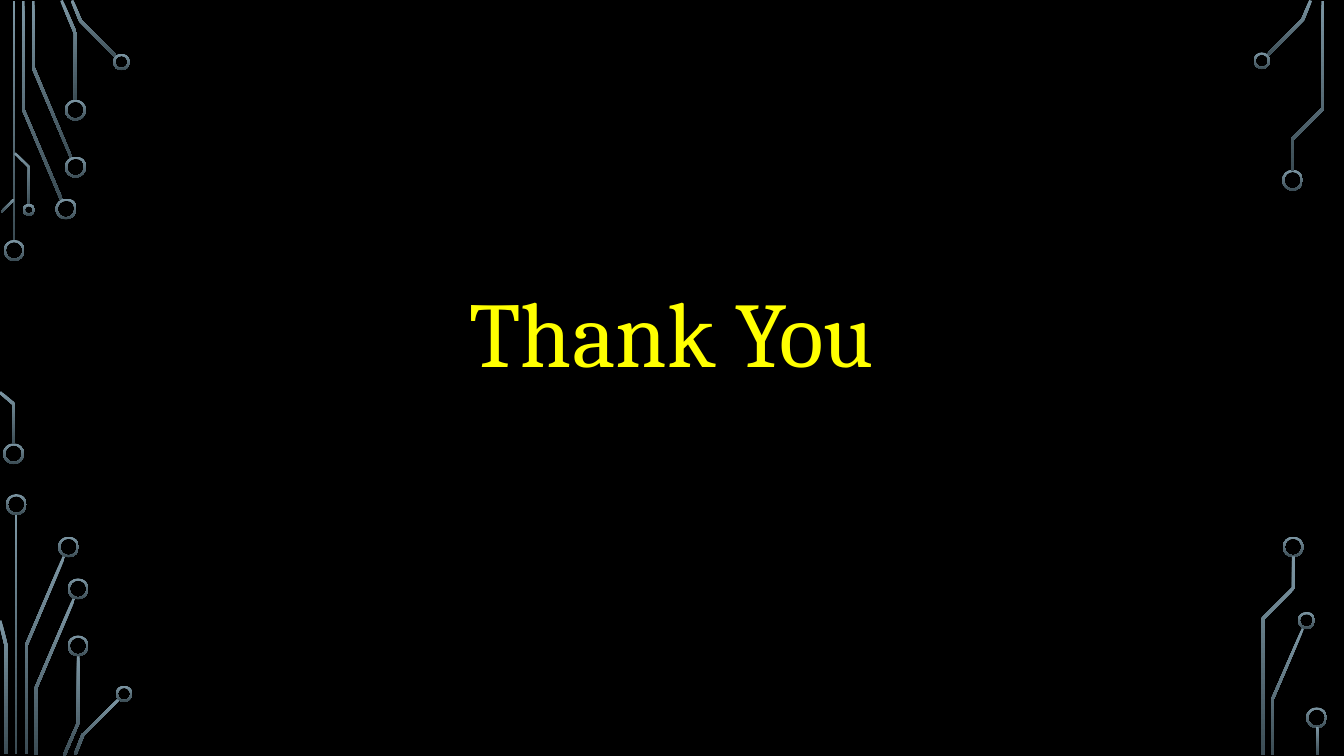
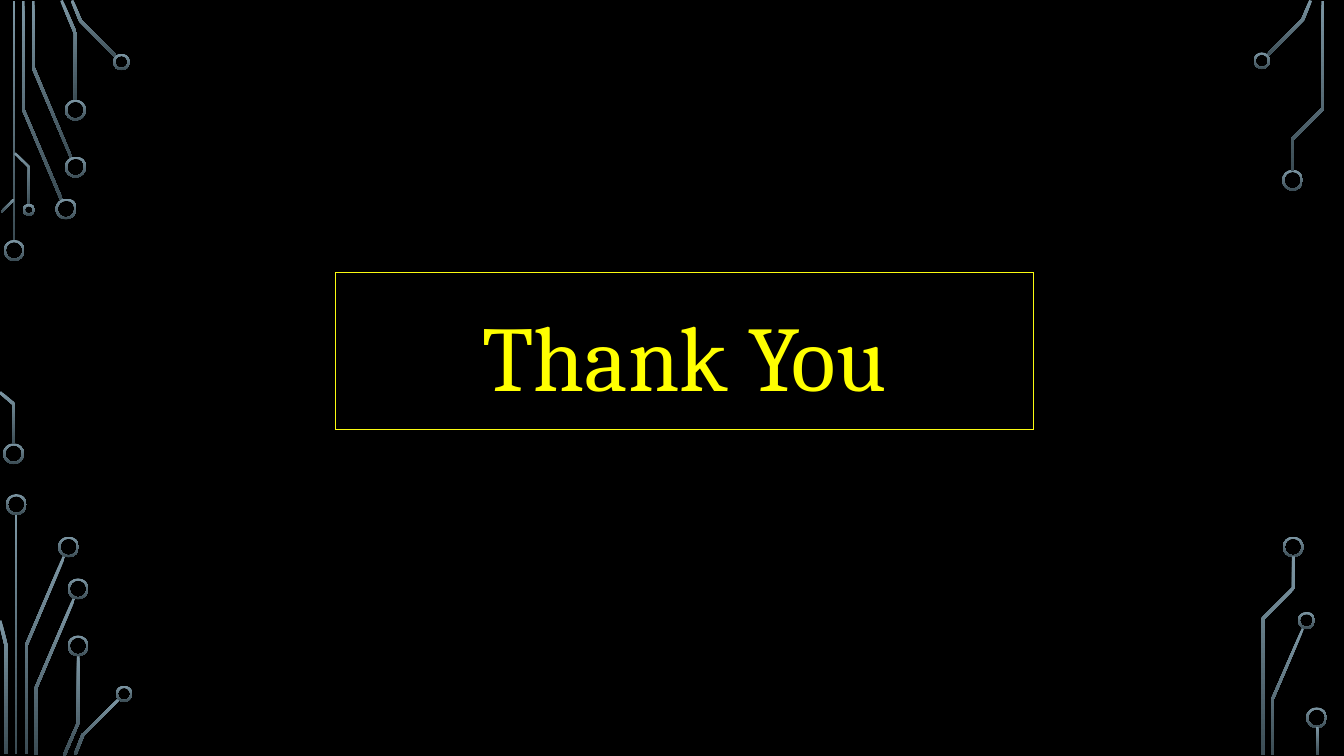
Before and after one commit to r0nY-0017/Public, a slide deck: slide 10 of Data structure.pptx. Drawn at 1344x756 pixels with LibreOffice and Linux fonts; fonts in the diff are those of the drawing; background and template pictures are left out. Boxes give left, top, right and bottom in pixels: in the first picture for what was removed or moved away, otherwise in the second. Text is boxed around its words. In the diff, an @@ line names an element or a change of style, - is before the commit and + after.

```diff
--- a/Data structure.pptx
+++ b/Data structure.pptx
@@ text "Thank You" resized from (x1=470, y1=302, x2=874, y2=368) to (x1=336, y1=272, x2=1033, y2=430) @@
@@ text "Thank You" at (x1=336, y1=272, x2=1033, y2=430): outline none to #838309 0.75 pt @@
```
Also in this commit, not shown: 6 other slides changed.
